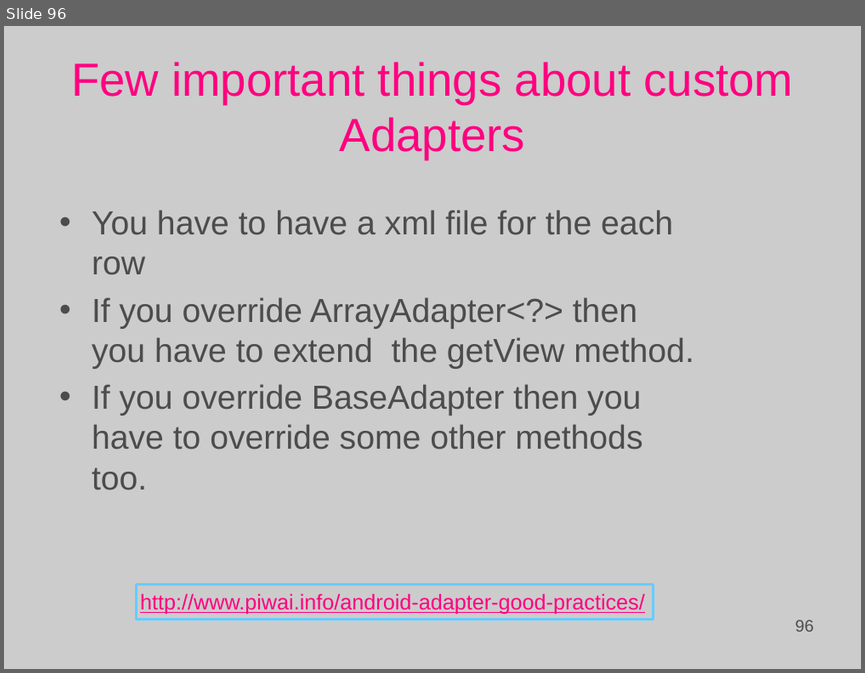
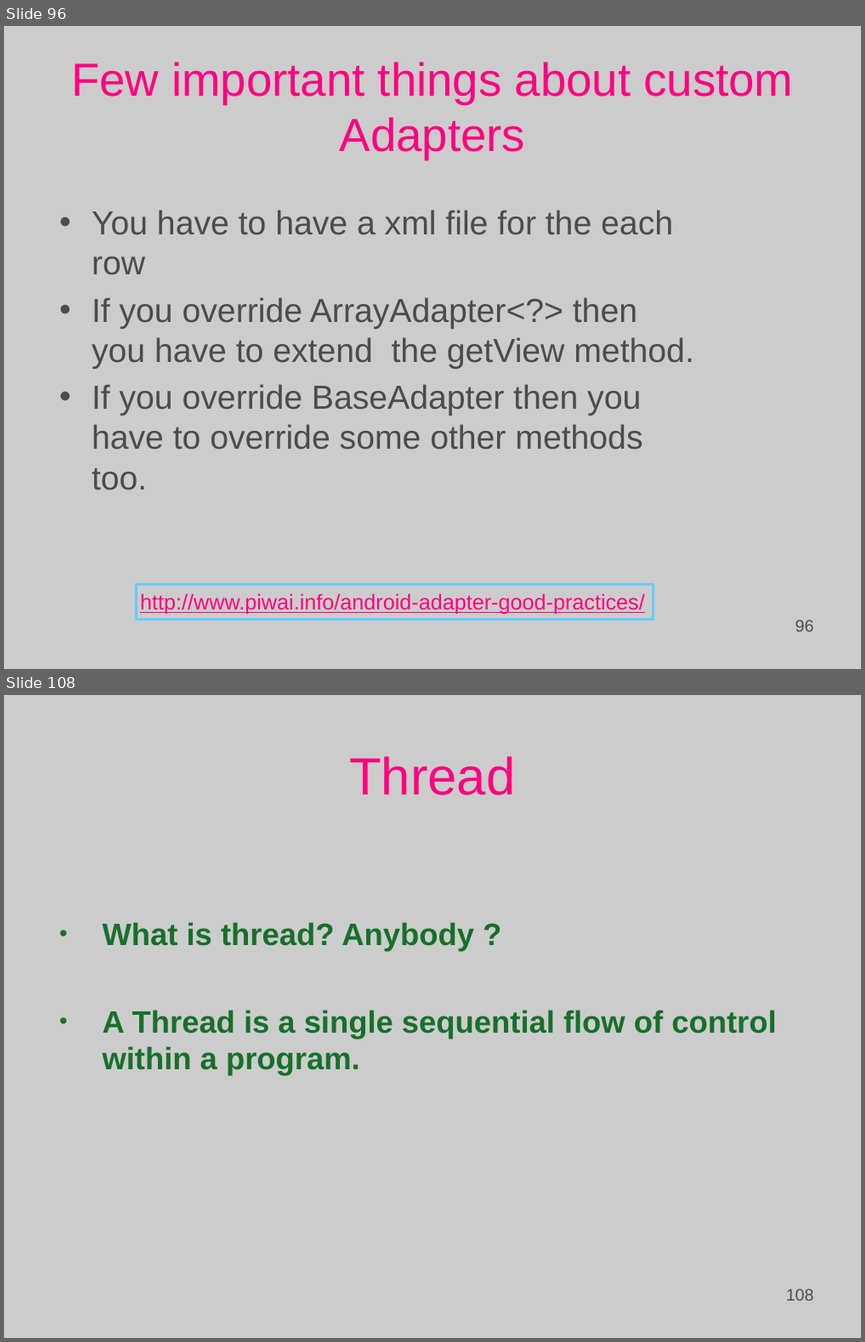
Before and after one commit to Basis-Android-Training/basis-android-training, a slide deck: Batch 12/Course lectures.ppt. Shown one above the other, each under a label of ours: slide 96 before the commit, slides 96 and 108 after it; the slides between them are not shown. The pictures are 865x673 and 865x1342 pixels, drawn with LibreOffice and Linux fonts; fonts in the diff are those of the drawing; background and template pictures are left out. Boxes give left, top, right and bottom in pixels: in the first picture for what was removed or moved away, otherwise in the second. Text is boxed around its words. In the diff, an @@ line names an element or a change of style, - is before the commit and + after.

```diff
--- a/Batch 12/Course lectures.ppt
+++ b/Batch 12/Course lectures.ppt
@@ slide 108 added at bbox=[4, 695, 861, 1338], background picture (left out) @@
@@ title added at bbox=[349, 756, 515, 795], 44 pt, text #FF0080 @@
+Thread
@@ text added at bbox=[103, 922, 776, 1076], 26 pt, text #17702A, bold @@
+• What is thread? Anybody ?
+• A Thread is a single sequential flow of control within a program.
@@ page number added at bbox=[619, 1280, 818, 1307], 14 pt, text #4C4C4C @@
+108
```
Also in this commit, not shown: 2 slides changed, 17 other slides added, 12 other files.
